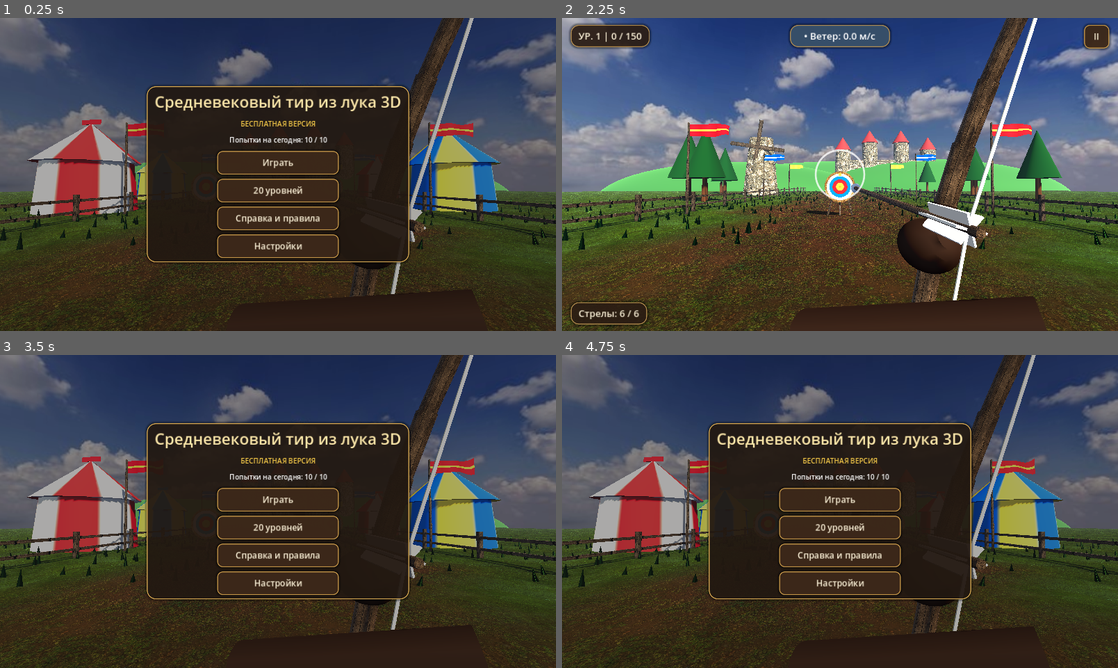
Above: before the commit, frames 1-4 (two rows, left to right).
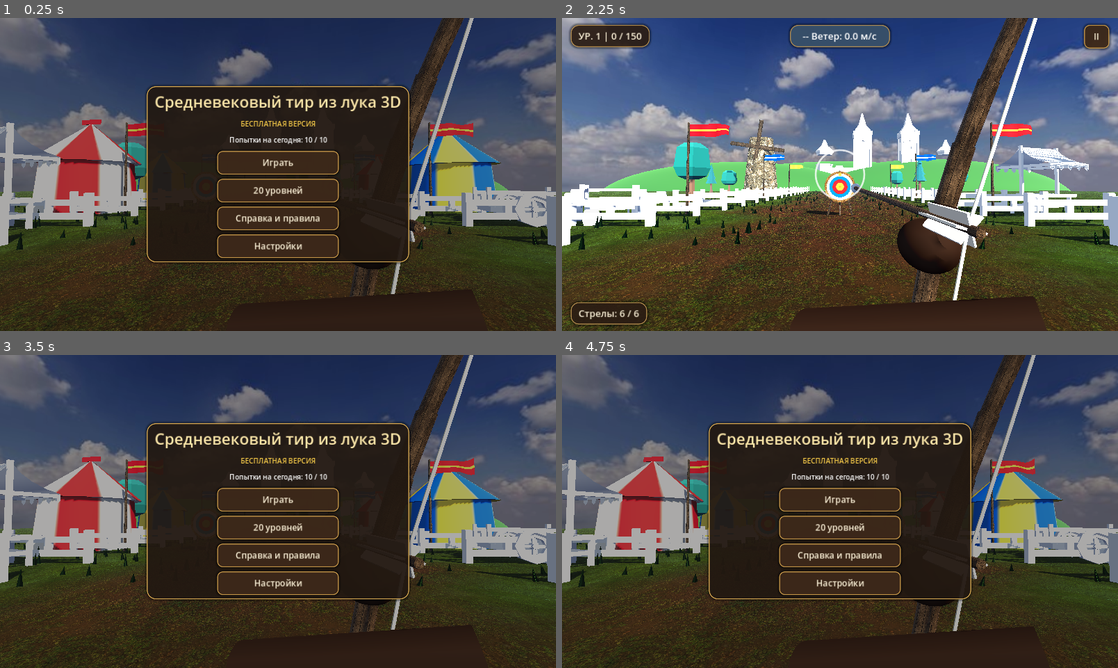
Above: after the commit, the same moments.

Repository: o1egkl/medieval-archery-3d
Game: Godot game, scene res://scenes/main.tscn
Same seed, same stepped clock (60 frames per second), same inputs: the game is played once before the commit and once after it.
Inputs:
- Up to frame 1 (0.25 s): no input
- Up to frame 2 (2.25 s): click "Играть" at 0.5 s; click "II" at 1.25 s; click "Играть" at 2 s
- Up to frame 3 (3.5 s): click "II" at 2.75 s
- Up to frame 4 (4.75 s): click "20 уровней" at 3.5 s; click "Назад" at 4.25 s

The runs differ from the first frame. In frame 1, 5.4% of the frame differs, in the area x 0-100%, y 33-73%; in frame 2, 11%, in the area x 0-100%, y 4-73%; in frame 3, 5.4%; in frame 4, 5.4%.

Commit message:
Stage 2 GLB models + make bonus barrel optional for level clear + fix wind icon

Diff:
--- a/scripts/gameplay/level_scene.gd
+++ b/scripts/gameplay/level_scene.gd
@@ -5,6 +5,7 @@
 const BowControllerScript := preload("res://scripts/gameplay/bow_controller.gd")
 const ProcTex := preload("res://scripts/gameplay/procedural_textures.gd")
 const PbrAssets := preload("res://scripts/gameplay/pbr_assets.gd")
+const ModelLoader := preload("res://scripts/gameplay/model_loader.gd")
 
 signal hud_updated(state: Dictionary)
 signal hit_feedback(kind: String, points: int, norm_pos: Vector2)
@@ -86,7 +87,7 @@
 		var t := TargetScript.new()
 		_targets_root.add_child(t)
 		t.setup(tcfg)
-		if t.max_hits > 0:
+		if t.max_hits > 0 and t.target_type != "barrel_bonus":
 			_knockable_targets_left += 1
 			t.target_knocked_down.connect(_on_target_knocked_down)
 
@@ -214,20 +215,30 @@
 	match biome:
 		"tournament":
 			_build_castle(Vector3(6.0, 0.0, -86.0))
+			_place_glb("res://assets/models/stall.glb", Vector3(-11.2, 0.0, -10.5), 65.0, 3.2)
+			_place_glb("res://assets/models/cart.glb", Vector3(11.4, 0.0, -12.0), -110.0, 3.0)
+			_build_trees(10, ground_tint)
 			_build_pavilion(Vector3(-12.5, 0.0, -18.0), Color(0.84, 0.20, 0.18), Color(0.95, 0.92, 0.85), "tent_rw")
 			_build_pavilion(Vector3(-14.5, 0.0, -34.0), Color(0.18, 0.42, 0.82), Color(0.95, 0.82, 0.22), "tent_by")
 			_build_pavilion(Vector3(12.5, 0.0, -20.0), Color(0.18, 0.42, 0.82), Color(0.95, 0.82, 0.22), "tent_by")
 			_build_pavilion(Vector3(14.0, 0.0, -38.0), Color(0.84, 0.20, 0.18), Color(0.95, 0.92, 0.85), "tent_rw")
 		"village":
 			_build_windmill(Vector3(-14.0, 0.0, -48.0))
+			_place_glb("res://assets/models/cart.glb", Vector3(-11.8, 0.0, -14.0), 40.0, 3.2)
+			_place_glb("res://assets/models/stall.glb", Vector3(11.8, 0.0, -16.0), -70.0, 3.2)
+			_place_glb("res://assets/models/barrel.glb", Vector3(-10.5, 0.0, -11.5), 0.0, 2.2)
 			_build_castle(Vector3(16.0, 0.0, -96.0))
 			_build_trees(10, ground_tint)
 		"forest":
 			_build_trees(26, ground_tint)
+			_place_glb("res://assets/models/campfire.glb", Vector3(-7.0, 0.0, -15.0), 0.0, 2.4)
+			_place_glb("res://assets/models/campfire.glb", Vector3(7.2, 0.0, -21.0), 0.0, 2.4)
 			_build_torch(Vector3(-6.0, 0.0, -18.0))
 			_build_torch(Vector3(6.0, 0.0, -22.0))
 		"fortress":
 			_build_castle(Vector3(0.0, 0.0, -78.0))
+			_place_glb("res://assets/models/siege_catapult.glb", Vector3(-12.5, 0.0, -24.0), 25.0, 3.6)
+			_place_glb("res://assets/models/siege_catapult.glb", Vector3(13.0, 0.0, -34.0), -30.0, 3.6)
 			for tx: float in [-7.0, 7.0]:
 				for tz: float in [-18.0, -38.0, -56.0]:
 					_build_torch(Vector3(tx, 0.0, tz))
@@ -288,27 +299,23 @@
 	mm_inst.multimesh = mm
 	_env_root.add_child(mm_inst)
 
+func _place_glb(res_path: String, pos: Vector3, rot_y_deg: float = 0.0, scl: float = 1.0, parent: Node3D = null) -> Node3D:
+	var node := ModelLoader.instantiate_glb(res_path)
+	if node == null:
+		return null
+	node.position = pos
+	node.rotation_degrees.y = rot_y_deg
+	node.scale = Vector3.ONE * scl
+	var target_parent: Node3D = parent if parent != null else _env_root
+	target_parent.add_child(node)
+	return node
+
 func _build_fences() -> void:
-	var wood_mat := PbrAssets.get_pbr_material("wood", Vector3(1.0, 2.0, 1.0), Color(0.84, 0.74, 0.62))
 	for side: float in [-1.0, 1.0]:
 		var x: float = side * 9.5
-		for i in range(14):
-			var z: float = -8.0 - float(i) * 4.8
-			var post := MeshInstance3D.new()
-			var pm := BoxMesh.new()
-			pm.size = Vector3(0.18, 1.25, 0.18)
-			post.mesh = pm
-			post.position = Vector3(x, 0.62, z)
-			post.material_override = wood_mat
-			_env_root.add_child(post)
-			for ry: float in [0.42, 0.96]:
-				var rail := MeshInstance3D.new()
-				var rm := BoxMesh.new()
-				rm.size = Vector3(0.10, 0.12, 4.8)
-				rail.mesh = rm
-				rail.position = Vector3(x, ry, z - 2.4)
-				rail.material_override = wood_mat
-				_env_root.add_child(rail)
+		for i in range(18):
+			var z: float = -6.0 - float(i) * 3.6
+			_place_glb("res://assets/models/fence.glb", Vector3(x, 0.0, z), 90.0, 3.6)
 
 func _build_wind_flags() -> void:
 	var wood_mat := PbrAssets.get_pbr_material("wood", Vector3(1.0, 2.0, 1.0), Color(0.86, 0.76, 0.64))
@@ -390,57 +397,27 @@
 	var root := Node3D.new()
 	root.position = pos
 	_env_root.add_child(root)
-
-	var stone_mat := PbrAssets.get_pbr_material("stone", Vector3(5.0, 2.5, 1.0), Color(0.88, 0.85, 0.80))
-
-	var roof_mat := StandardMaterial3D.new()
-	roof_mat.albedo_color = Color(0.66, 0.22, 0.18)
-	roof_mat.roughness = 0.78
-
-	# Main curtain wall
-	var wall := MeshInstance3D.new()
-	var wm := BoxMesh.new()
-	wm.size = Vector3(32.0, 10.5, 4.0)
-	wall.mesh = wm
-	wall.position = Vector3(0.0, 5.25, 0.0)
-	wall.material_override = stone_mat
-	root.add_child(wall)
-
-	# Arched dark gate
-	var gate := MeshInstance3D.new()
-	var gm := BoxMesh.new()
-	gm.size = Vector3(4.6, 6.2, 4.3)
-	gate.mesh = gm
-	gate.position = Vector3(0.0, 3.1, 0.0)
-	var gmat := StandardMaterial3D.new()
-	gmat.albedo_color = Color(0.24, 0.16, 0.10)
-	gate.material_override = gmat
-	root.add_child(gate)
-
-	# 4 medieval stone towers with conical roofs
-	for tx: float in [-15.0, -5.5, 5.5, 15.0]:
-		var h: float = 16.5 if absf(tx) < 10.0 else 14.0
-		var tower := MeshInstance3D.new()
-		var tm := CylinderMesh.new()
-		tm.top_radius = 2.6
-		tm.bottom_radius = 2.8
-		tm.height = h
-		tm.radial_segments = 14
-		tower.mesh = tm
-		tower.position = Vector3(tx, h * 0.5, 0.8)
-		tower.material_override = stone_mat
-		root.add_child(tower)
-
-		var spire := MeshInstance3D.new()
-		var sm := CylinderMesh.new()
-		sm.top_radius = 0.05
-		sm.bottom_radius = 3.0
-		sm.height = 4.6
-		sm.radial_segments = 14
-		spire.mesh = sm
-		spire.position = Vector3(tx, h + 2.3, 0.8)
-		spire.material_override = roof_mat
-		root.add_child(spire)
+	var s := 6.5
+
+	# Central medieval stone gatehouse
+	_place_glb("res://assets/models/castle_gate.glb", Vector3(0.0, 0.0, 0.0), 0.0, s, root)
+
+	# Flanking curtain walls
+	for wx: float in [-1.0, 1.0, -2.0, 2.0, -3.0, 3.0]:
+		_place_glb("res://assets/models/castle_wall.glb", Vector3(wx * s, 0.0, 0.0), 0.0, s, root)
+
+	# 2 tall inner square towers with high medieval roofs
+	for tx: float in [-1.25 * s, 1.25 * s]:
+		_place_glb("res://assets/models/castle_tower_base.glb", Vector3(tx, 0.0, 0.4), 0.0, s, root)
+		_place_glb("res://assets/models/castle_sq_mid.glb", Vector3(tx, s * 0.95, 0.4), 0.0, s, root)
+		_place_glb("res://assets/models/castle_sq_mid.glb", Vector3(tx, s * 1.90, 0.4), 0.0, s, root)
+		_place_glb("res://assets/models/castle_sq_roof.glb", Vector3(tx, s * 2.85, 0.4), 0.0, s, root)
+
+	# 2 outer hexagonal stone towers with pointed roofs
+	for tx: float in [-3.3 * s, 3.3 * s]:
+		_place_glb("res://assets/models/castle_tower_base.glb", Vector3(tx, 0.0, 0.5), 0.0, s, root)
+		_place_glb("res://assets/models/castle_tower_mid.glb", Vector3(tx, s * 0.95, 0.5), 0.0, s, root)
+		_place_glb("res://assets/models/castle_tower_roof.glb", Vector3(tx, s * 1.90, 0.5), 0.0, s, root)
 
 func _build_windmill(pos: Vector3) -> void:
 	var root := Node3D.new()
@@ -470,37 +447,18 @@
 		blade.material_override = wood_mat
 		_windmill_blades.add_child(blade)
 
-func _build_trees(count: int, tint: Color) -> void:
+func _build_trees(count: int, _tint: Color) -> void:
 	var rng := RandomNumberGenerator.new()
 	rng.seed = 77
-	var trunk_mat := StandardMaterial3D.new()
-	trunk_mat.albedo_texture = ProcTex.get_wood_texture()
-	var leaf_mat := StandardMaterial3D.new()
-	leaf_mat.albedo_color = Color(0.14, 0.34, 0.14) * tint
 	for i in range(count):
-		var side := -1.0 if (i % 2 == 0) else 1.0
-		var tx := side * rng.randf_range(11.0, 26.0)
-		var tz := -rng.randf_range(14.0, 72.0)
-		var trunk := MeshInstance3D.new()
-		var tm := CylinderMesh.new()
-		tm.top_radius = 0.22
-		tm.bottom_radius = 0.32
-		tm.height = 3.2
-		trunk.mesh = tm
-		trunk.position = Vector3(tx, 1.6, tz)
-		trunk.material_override = trunk_mat
-		_env_root.add_child(trunk)
-
-		var crown := MeshInstance3D.new()
-		var cm := CylinderMesh.new()
-		cm.top_radius = 0.05
-		cm.bottom_radius = 2.1
-		cm.height = 5.4
-		crown.mesh = cm
-		crown.position = Vector3(tx, 5.2, tz)
-		crown.material_override = leaf_mat
-		_env_root.add_child(crown)
-
+		var side: float = -1.0 if (i % 2 == 0) else 1.0
+		var tx: float = side * rng.randf_range(11.5, 28.0)
+		var tz: float = -rng.randf_range(12.0, 74.0)
+		var model_path := "res://assets/models/tree_pine.glb" if (i % 3 != 0) else "res://assets/models/tree_oak.glb"
+		var scl: float = rng.randf_range(3.2, 5.2)
+		_place_glb(model_path, Vector3(tx, 0.0, tz), rng.randf_range(0.0, 360.0), scl)
+		if i % 4 == 0:
+			_place_glb("res://assets/models/rock_large.glb", Vector3(tx + side * 2.2, 0.0, tz + 1.8), rng.randf_range(0.0, 360.0), 2.2)
 func _build_torch(pos: Vector3) -> void:
 	var pole := MeshInstance3D.new()
 	var pm := CylinderMesh.new()
--- /dev/null
+++ b/scripts/gameplay/model_loader.gd
@@ -0,0 +1,26 @@
+extends RefCounted
+
+static var _scene_cache: Dictionary = {}
+
+static func instantiate_glb(res_path: String) -> Node3D:
+	if _scene_cache.has(res_path):
+		var cached = _scene_cache[res_path]
+		if cached is PackedScene:
+			return cached.instantiate() as Node3D
+
+	if ResourceLoader.exists(res_path):
+		var res = load(res_path)
+		if res is PackedScene:
+			_scene_cache[res_path] = res
+			return res.instantiate() as Node3D
+
+	# Runtime fallback for direct Windows CLI execution before Godot Editor import
+	var abs_path := ProjectSettings.globalize_path(res_path)
+	if FileAccess.file_exists(abs_path):
+		var doc := GLTFDocument.new()
+		var state := GLTFState.new()
+		if doc.append_from_file(abs_path, state) == OK:
+			var node := doc.generate_scene(state)
+			if node is Node3D:
+				return node
+	return null
--- a/scripts/gameplay/target.gd
+++ b/scripts/gameplay/target.gd
@@ -1,6 +1,7 @@
 extends Node3D
 
 const PbrAssets := preload("res://scripts/gameplay/pbr_assets.gd")
+const ModelLoader := preload("res://scripts/gameplay/model_loader.gd")
 
 signal target_knocked_down(target_node: Node3D)
 
@@ -49,6 +50,26 @@
 	var wood_mat := _make_wood_mat()
 
 	if target_type == "barrel_bonus":
+		var glb_barrel := ModelLoader.instantiate_glb("res://assets/models/barrel.glb")
+		# Bright golden-red band so players instantly recognize the optional bonus barrel
+		var halo := MeshInstance3D.new()
+		var hm := TorusMesh.new()
+		hm.inner_radius = radius * 0.72
+		hm.outer_radius = radius * 0.94
+		halo.mesh = hm
+		halo.position.y = 0.05
+		var hmat := StandardMaterial3D.new()
+		hmat.albedo_color = Color(1.0, 0.78, 0.12)
+		hmat.emission_enabled = true
+		hmat.emission = Color(1.0, 0.65, 0.10)
+		hmat.emission_energy_multiplier = 1.4
+		halo.material_override = hmat
+		_pivot.add_child(halo)
+		if glb_barrel != null:
+			glb_barrel.scale = Vector3.ONE * (radius * 2.2)
+			glb_barrel.position.y = -radius * 0.9
+			_pivot.add_child(glb_barrel)
+			return
 		var barrel := MeshInstance3D.new()
 		var mesh := CylinderMesh.new()
 		mesh.top_radius = radius * 0.82
--- a/scripts/ui/main.gd
+++ b/scripts/ui/main.gd
@@ -493,7 +493,7 @@
 		return
 	_hud_score_lbl.text = LocalizationManager.t("hud_level_score", {"level": st["level_id"], "score": st["score"], "target": st["target_score"]})
 	var w := float(st["wind_speed"])
-	var arrow_sym := "→" if w > 0.1 else ("←" if w < -0.1 else "•")
+	var arrow_sym := ">>" if w > 0.1 else ("<<" if w < -0.1 else "--")
 	_hud_wind_lbl.text = arrow_sym + " " + LocalizationManager.t("hud_wind", {"speed": "%.1f" % absf(w)})
 	_hud_arrows_lbl.text = LocalizationManager.t("hud_arrows", {"left": st["arrows_left"], "total": st["arrows_total"]})
 	_hud_timer_lbl.visible = bool(st["has_timer"])
Binary file added: assets/models/barrel.glb
Binary file added: assets/models/campfire.glb
Binary file added: assets/models/cart.glb
Binary file added: assets/models/castle_gate.glb
Binary file added: assets/models/castle_sq_mid.glb
Binary file added: assets/models/castle_sq_roof.glb
Binary file added: assets/models/castle_tower_base.glb
Binary file added: assets/models/castle_tower_mid.glb
Binary file added: assets/models/castle_tower_roof.glb
Binary file added: assets/models/castle_wall.glb
Binary file added: assets/models/fence.glb
Binary file added: assets/models/lantern.glb
(and 7 more such lines)
